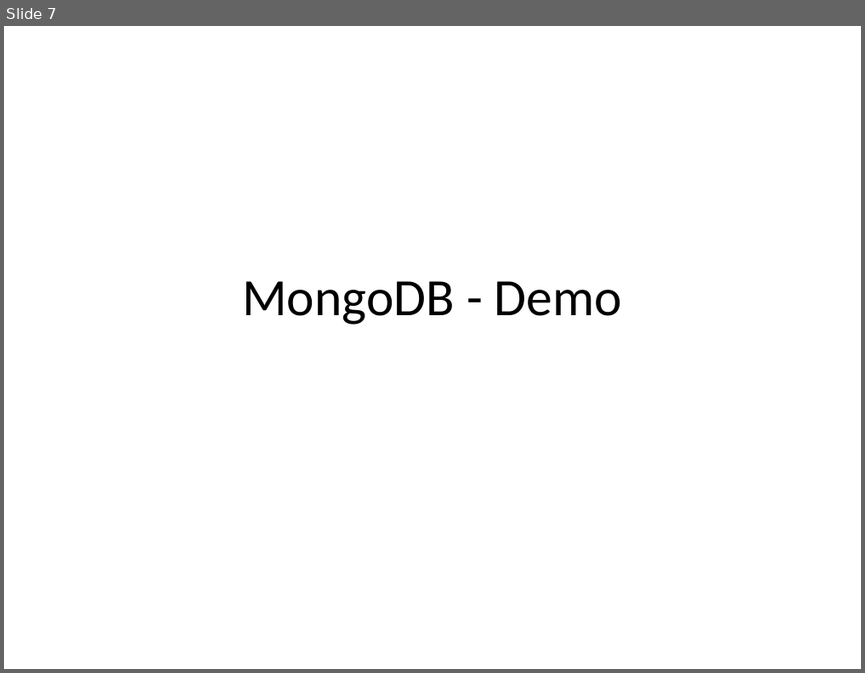
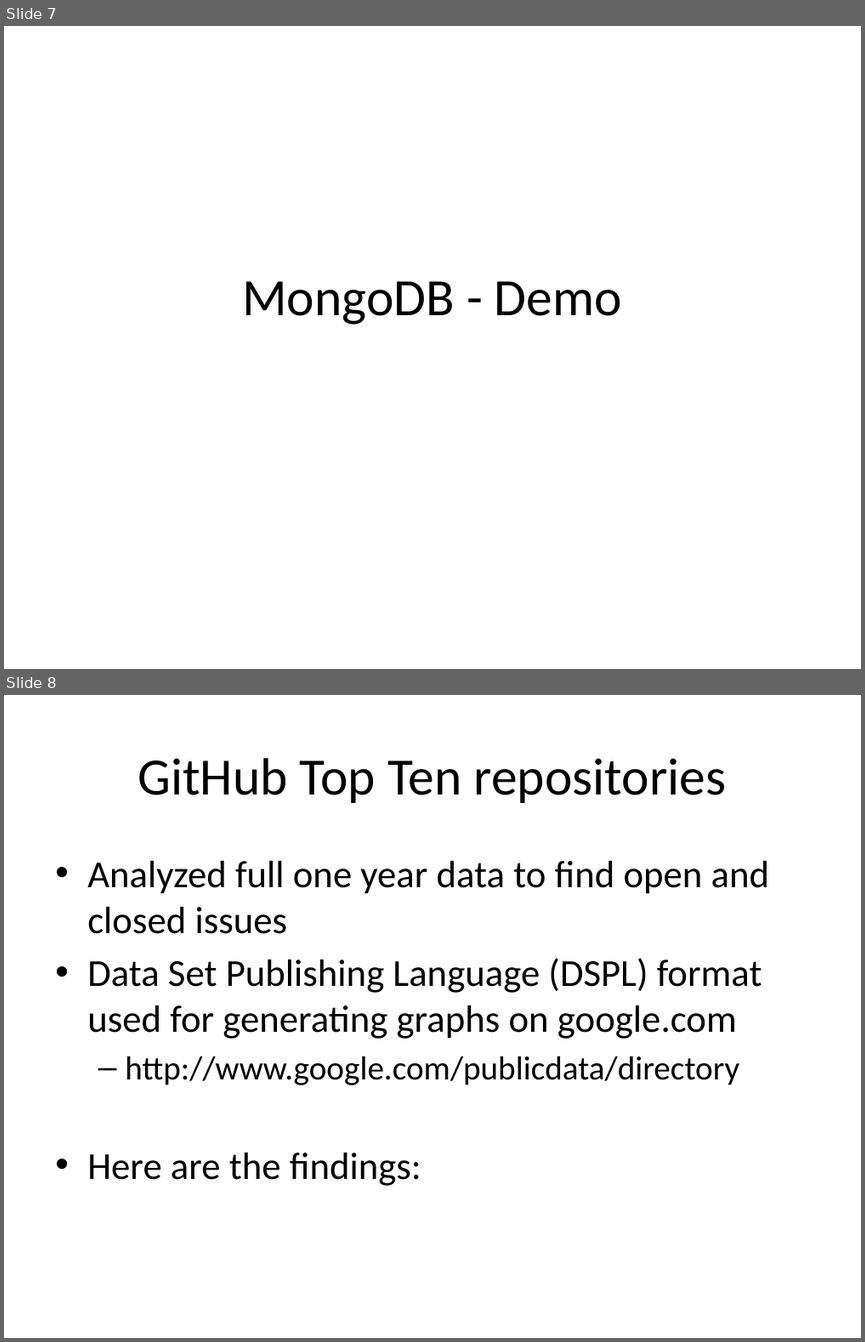
Before and after one commit to vaishaksuresh/cmpe226nosql, a slide deck: NoSQL Exploration.pptx. Shown one above the other, each under a label of ours: slide 7 before the commit, slides 7 and 8 after it. The pictures are 865x673 and 865x1342 pixels, drawn with LibreOffice and Linux fonts; fonts in the diff are those of the drawing. Boxes give left, top, right and bottom in pixels: in the first picture for what was removed or moved away, otherwise in the second. Text is boxed around its words. In the diff, an @@ line names an element or a change of style, - is before the commit and + after.

```diff
--- a/NoSQL Exploration.pptx
+++ b/NoSQL Exploration.pptx
@@ slide 8 added at (x1=4, y1=695, x2=861, y2=1338), background #FFFFFF @@
@@ title added at (x1=137, y1=758, x2=726, y2=803), 44 pt, text #000000 @@
+GitHub Top Ten repositories
@@ text added at (x1=87, y1=861, x2=770, y2=1185), 32 pt, text #000000 @@
+• Analyzed full one year data to find open and closed issues
+• Data Set Publishing Language (DSPL) format used for generating graphs on google.com
+  – http://www.google.com/publicdata/directory
+• Here are the findings:
```
Also in this commit, not shown: 3 other slides added.
